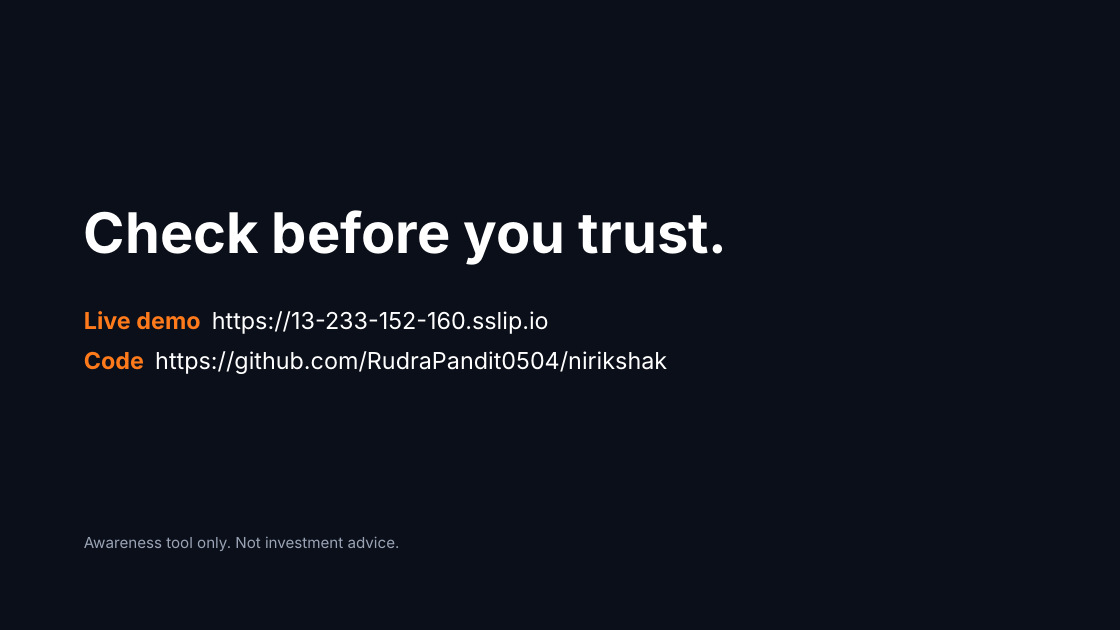
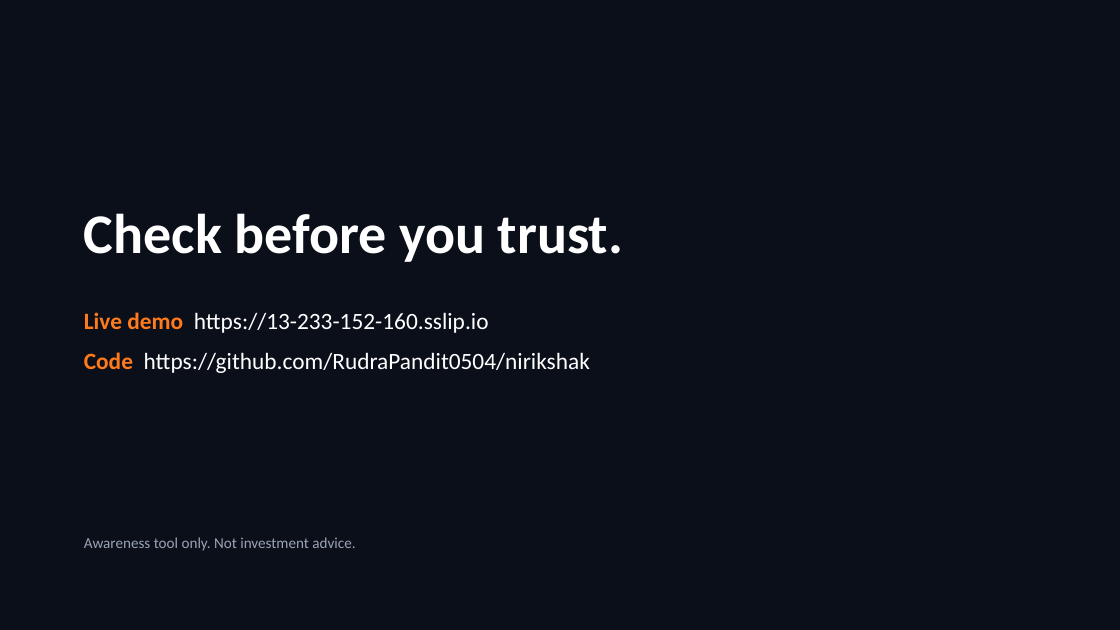
Before and after one commit to RudraPandit0504/nirikshak, a slide deck: slide 14 of presentation/Nirikshak.pptx. Drawn at 1120x630 pixels with LibreOffice and Linux fonts; fonts in the diff are those of the drawing. Boxes give left, top, right and bottom in pixels: in the first picture for what was removed or moved away, otherwise in the second. Text is boxed around its words. In the diff, an @@ line names an element or a change of style, - is before the commit and + after.

```diff
--- a/presentation/Nirikshak.pptx
+++ b/presentation/Nirikshak.pptx
@@ font Inter to Calibri in 3 elements at (x1=84, y1=213, x2=623, y2=262), (x1=84, y1=312, x2=590, y2=373), (x1=84, y1=537, x2=355, y2=551) @@
```
Also in this commit, not shown: 13 other slides changed, 1 other file.
